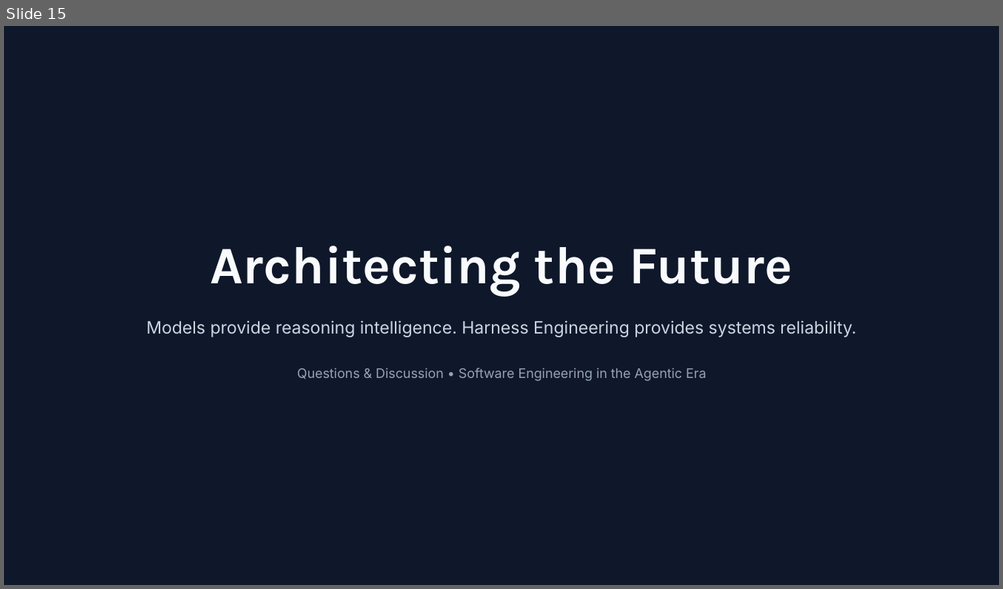
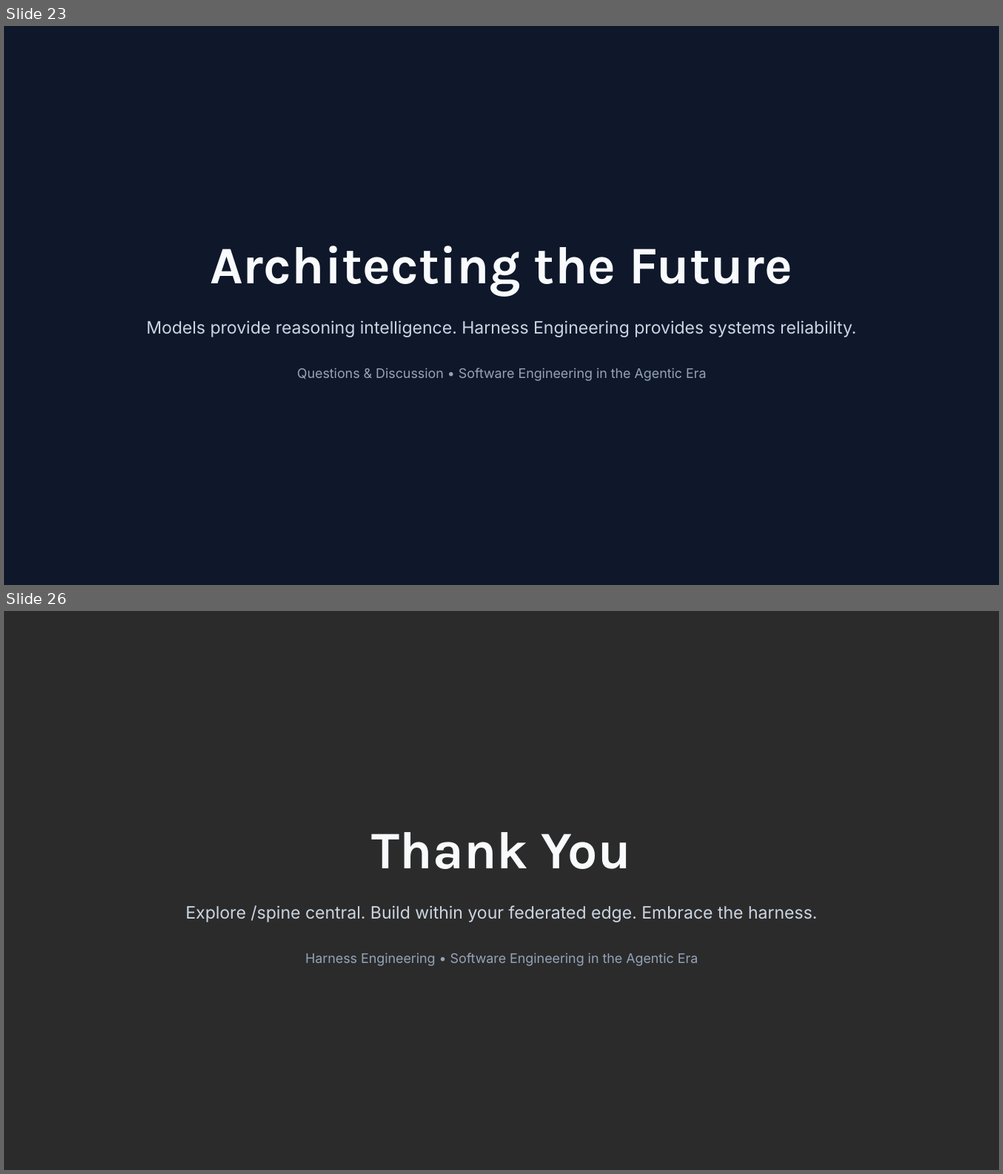
Before and after one commit to balakrishnaakuleti/harness_engineering, a slide deck: Harness Engineering in the Agentic Era (1).pptx. Shown one above the other, each under a label of ours: slide 15 before the commit, slides 23 and 26 after it; the slides between them are not shown. The pictures are 1003x589 and 1003x1174 pixels, drawn with LibreOffice and Linux fonts; fonts in the diff are those of the drawing; background and template pictures are left out; a plain dark background stands for a picture behind light text. Boxes give left, top, right and bottom in pixels: in the first picture for what was removed or moved away, otherwise in the second. Text is boxed around its words. In the diff, an @@ line names an element or a change of style, - is before the commit and + after.

```diff
--- a/Harness Engineering in the Agentic Era (1).pptx
+++ b/Harness Engineering in the Agentic Era (1).pptx
@@ slide 26 added at (x1=4, y1=611, x2=999, y2=1170), background picture (left out) @@
@@ text added at (x1=372, y1=832, x2=631, y2=869), 51 pt, text #F8FAFC, bold @@
+Thank You
@@ text added at (x1=185, y1=906, x2=817, y2=923), 16.5 pt, text #CBD5E1 @@
+Explore /spine central. Build within your federated edge. Embrace the harness.
@@ text added at (x1=305, y1=953, x2=697, y2=966), 12.8 pt, text #94A3B8 @@
+Harness Engineering • Software Engineering in the Agentic Era
@@ what was slide 15 is now slide 23 @@
```
Also in this commit, not shown: 1 slide changed, 10 other slides added.
